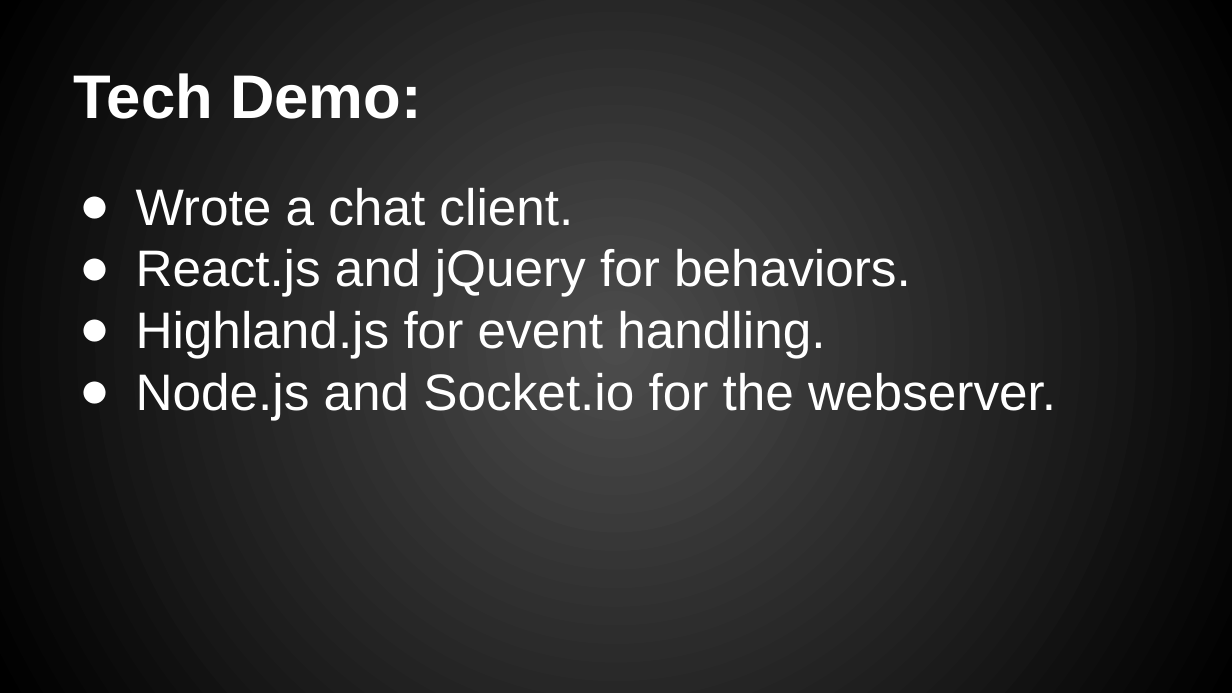
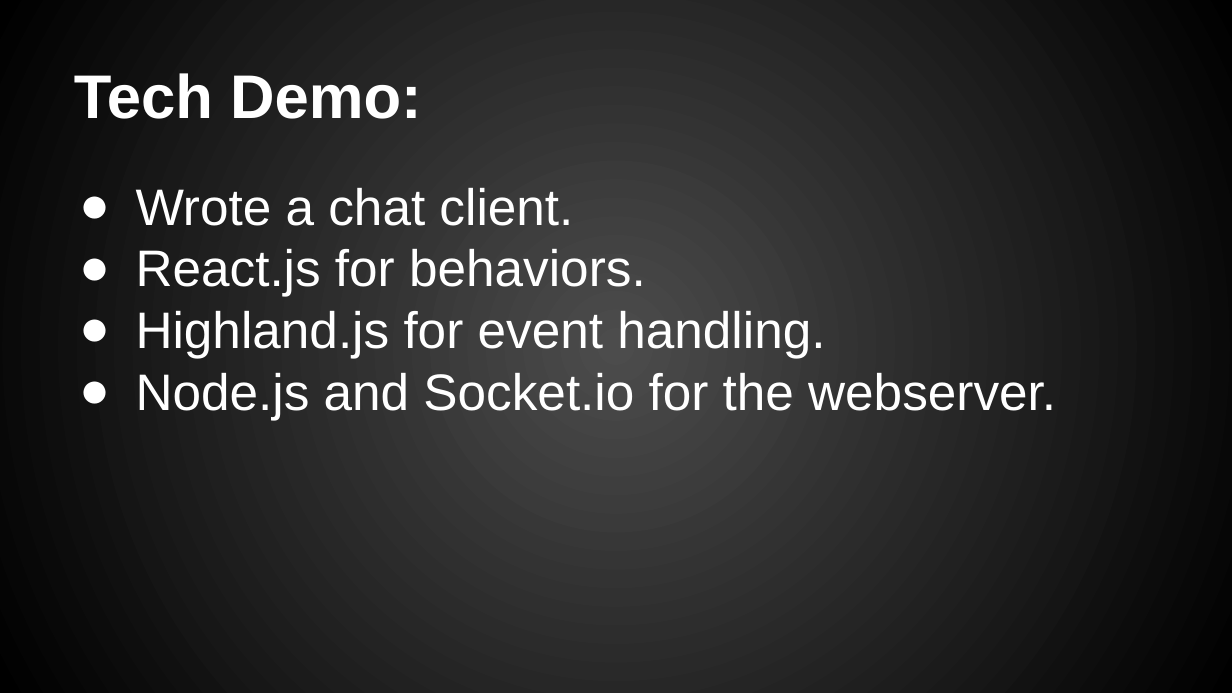
Before and after one commit to maxgurewitz/basic-chat, a slide deck: slide 5 of resources/frp chat.pptx. Drawn at 1232x693 pixels with LibreOffice and Linux fonts; fonts in the diff are those of the drawing. Boxes give left, top, right and bottom in pixels: in the first picture for what was removed or moved away, otherwise in the second. Text is boxed around its words. In the diff, an @@ line names an element or a change of style, - is before the commit and + after.

```diff
--- a/resources/frp chat.pptx
+++ b/resources/frp chat.pptx
@@ text at [136,248,646,296]: text changed @@
-● React.js and jQuery for behaviors.
+● React.js for behaviors.
```
Also in this commit, not shown: 1 other slide changed, 1 other file.
